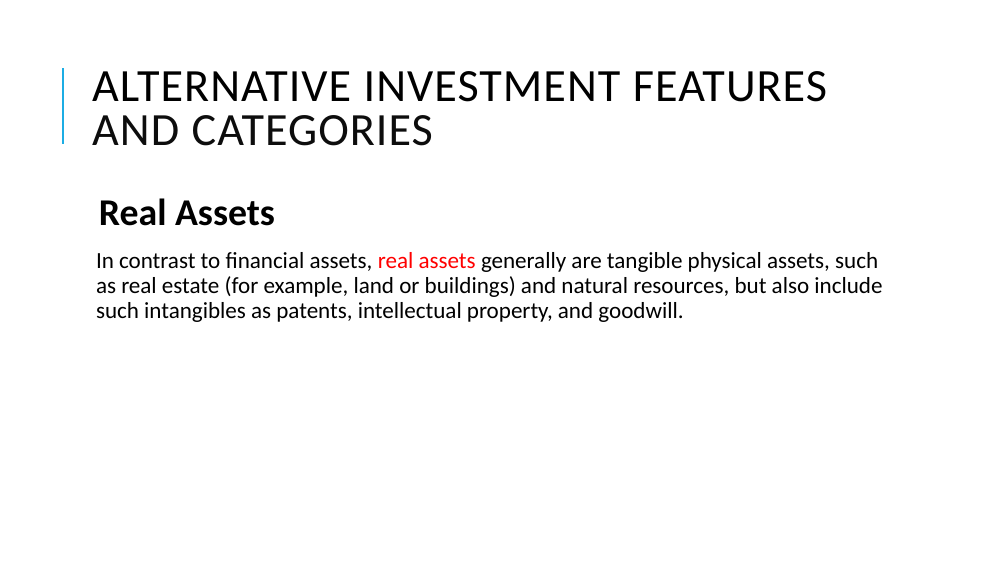
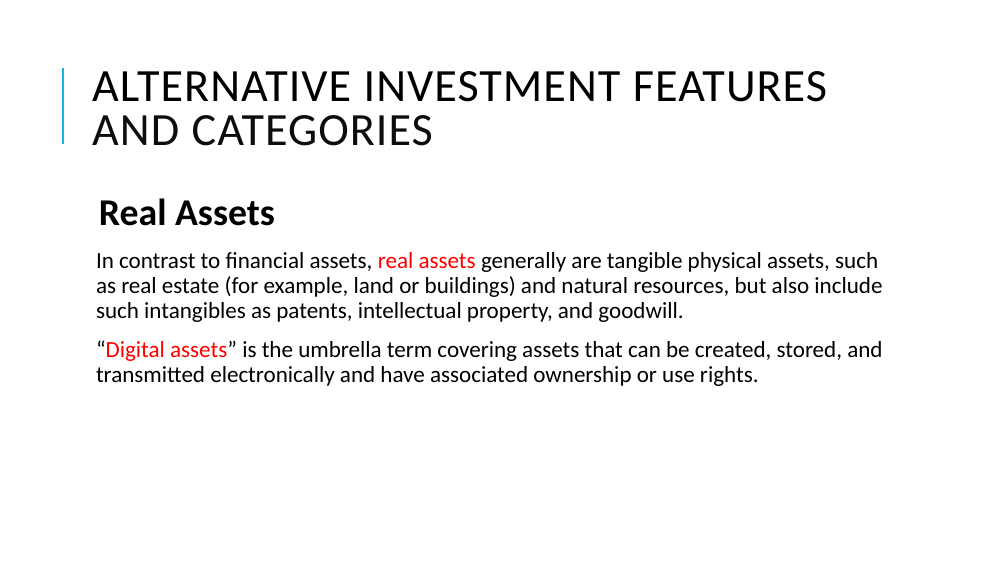
Before and after one commit to Isco0530/data, a slide deck: slide 4 of 2024Alternative.pptx. Drawn at 1008x567 pixels with LibreOffice and Linux fonts; fonts in the diff are those of the drawing. Boxes give left, top, right and bottom in pixels: in the first picture for what was removed or moved away, otherwise in the second. Text is boxed around its words. In the diff, an @@ line names an element or a change of style, - is before the commit and + after.

```diff
--- a/2024Alternative.pptx
+++ b/2024Alternative.pptx
@@ text at [96,340,882,386]: paragraph added @@
+  “Digital assets” is the umbrella term covering assets that can be created, stored, and transmitted electronically and have associated ownership or use rights.
```
Also in this commit, not shown: 1 other slide changed, 12 slides added.
